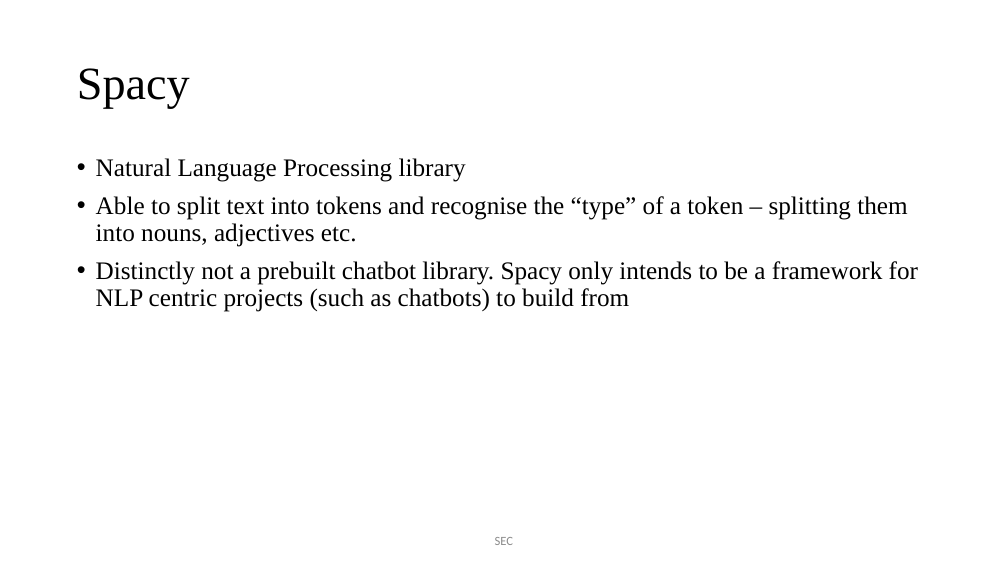
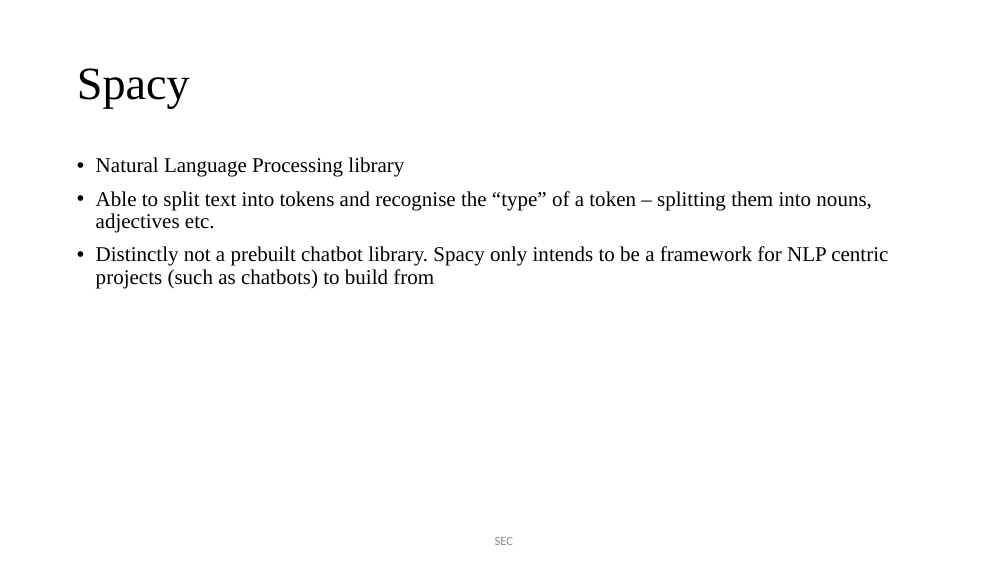
Before and after one commit to JaVonox/AIChatbot, a slide deck: slide 4 of Documentation/100505349.pptx. Drawn at 1008x567 pixels with LibreOffice and Linux fonts; fonts in the diff are those of the drawing. Boxes give left, top, right and bottom in pixels: in the first picture for what was removed or moved away, otherwise in the second. Text is boxed around its words. In the diff, an @@ line names an element or a change of style, - is before the commit and + after.

```diff
--- a/Documentation/100505349.pptx
+++ b/Documentation/100505349.pptx
@@ text "Natural Language Processing library" at (x1=96, y1=157, x2=888, y2=289): size 24 to 20 pt @@
```
Also in this commit, not shown: 1 other slide changed, 11 slides added, 5 slides removed, 8 other files.
